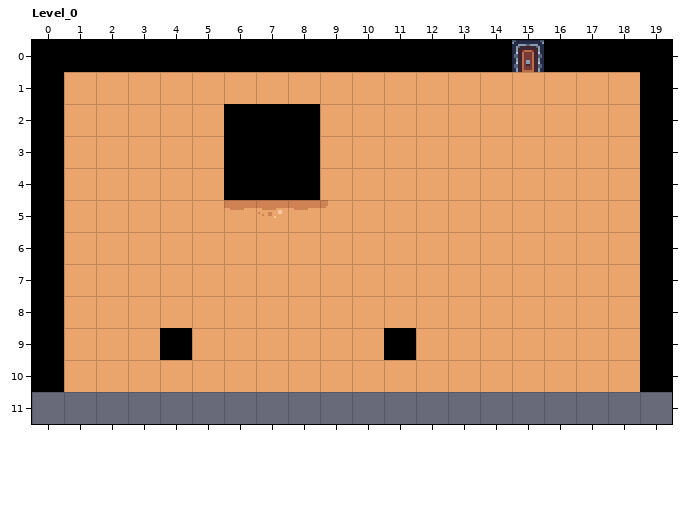
A LDtk project gets an edit: ggj-2026.ldtk. This is how it looked before the edit.
Cells are 16x16 px. Shown: Level_0 x 0..19, y 0..11. The commit also changed other parts of the map, which this record leaves out. The old version is drawn lined up with the new one.
The result:
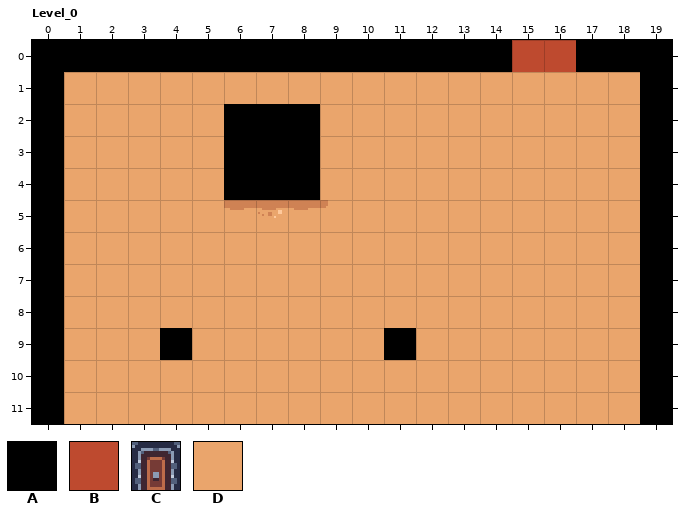
Key: from "IntGrid": A 1, B 2 "door"; from "Tilemap_packed": C 45, D 48.
_ is an empty cell, # one hidden under a higher layer.
Difference:
{"change": "map size 20x11 -> 20x12 cells"}
{"where": "layer \"Tiles\""}
{"y":0,"x":15,"old":"C","new":"#"}
{"y":11,"x":1,"old":"__________________","new":"DDDDDDDDDDDDDDDDDD"}
{"where": "layer \"IntGrid\""}
{"y":0,"x":15,"old":"_A","new":"BB"}
{"y":11,"x":0,"old":"_","new":"A"}
{"y":11,"x":19,"old":"_","new":"A"}
{"label":"changed","picture_box":[512,40,576,72]}
{"label":"added","picture_box":[32,392,672,424]}
